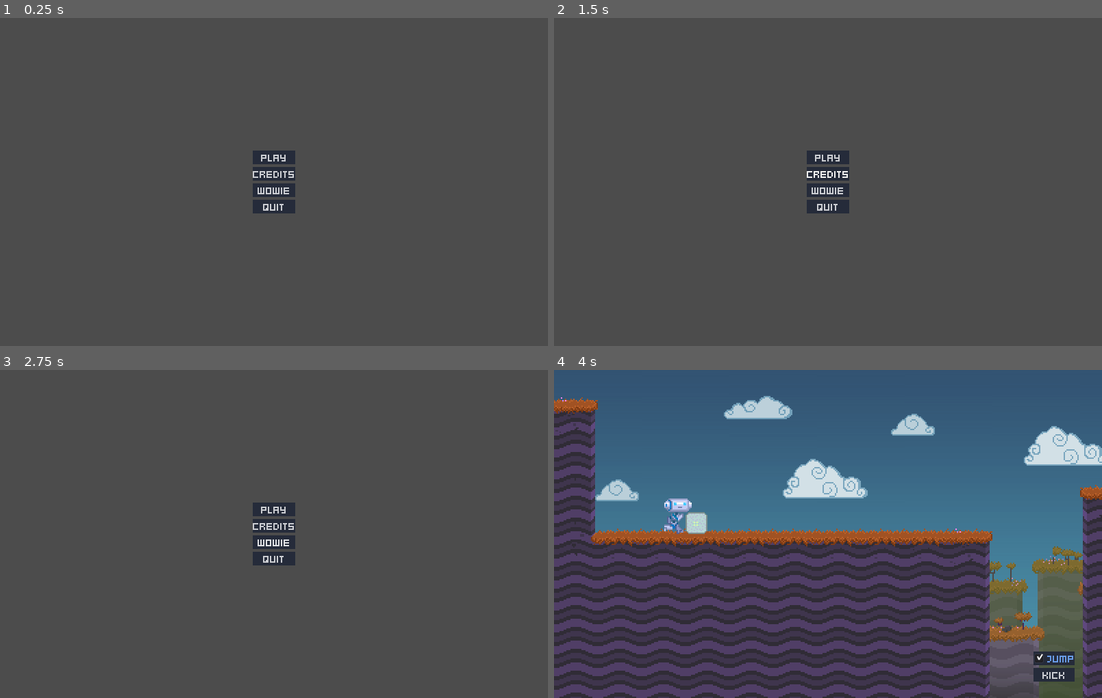
Above: before the commit, frames 1-4 (two rows, left to right).
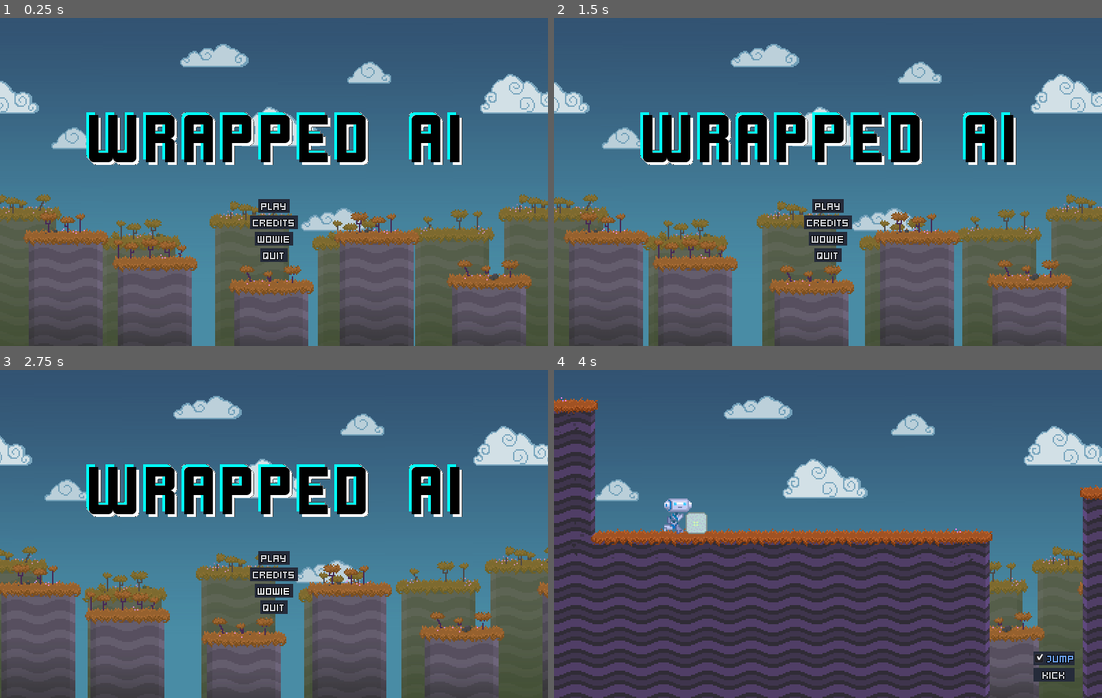
Above: after the commit, the same moments.

Repository: HexagonNico/Project-Wowie4
Game: Godot game, scene res://assets/main.tscn
Two runs of this game, one before a commit and one after it. Both use one fixed random seed, a clock stepped at 60 frames per second and the inputs below. The engine's default icon, where the game draws it, is replaced by a stand-in: a white triangle on a blue panel in a dark square.
Inputs (mouse positions are in pixels of both pictures, inside the frame that each line leads up to):
- Up to frame 1 (0.25 s): no input
- Up to frame 2 (1.5 s): click "Credits" at 0.5 s; click (828, 323) at 1.25 s, where only the run after the commit has a clickable "Back"
- Up to frame 3 (2.75 s): click "Wowie" at 2 s
- Up to frame 4 (4 s): click "Play" at 2.75 s; tap Enter at 3.5 s; move the mouse to (948, 517) at 3.52 s; click (948, 517) at 3.67 s

The runs differ from the first frame. In frame 1, 76% of the frame differs, in the area x 0-100%, y 0-100%; in frame 2, 78%; in frame 3, 79%; in frame 4, 0.1%.

Commit message:
Title screen finished

Diff:
--- a/assets/background/parallax_background.tscn
+++ b/assets/background/parallax_background.tscn
@@ -1,11 +1,11 @@
 [gd_scene load_steps=7 format=2]
 
-[ext_resource path="res://assets/background/sky.png" type="Texture" id=1]
-[ext_resource path="res://assets/background/distant_platforms_2.png" type="Texture" id=2]
-[ext_resource path="res://assets/background/distant_platforms_1.png" type="Texture" id=3]
-[ext_resource path="res://assets/background/cloud_1.png" type="Texture" id=4]
-[ext_resource path="res://assets/background/cloud_2.png" type="Texture" id=5]
-[ext_resource path="res://assets/background/cloud_3.png" type="Texture" id=6]
+[ext_resource path="res://assets/background/sprites/sky.png" type="Texture" id=1]
+[ext_resource path="res://assets/background/sprites/distant_platforms_2.png" type="Texture" id=2]
+[ext_resource path="res://assets/background/sprites/distant_platforms_1.png" type="Texture" id=3]
+[ext_resource path="res://assets/background/sprites/cloud_1.png" type="Texture" id=4]
+[ext_resource path="res://assets/background/sprites/cloud_2.png" type="Texture" id=5]
+[ext_resource path="res://assets/background/sprites/cloud_3.png" type="Texture" id=6]
 
 [node name="ParallaxBackground" type="ParallaxBackground"]
 scroll_base_scale = Vector2( 0.4, 0 )
--- /dev/null
+++ b/assets/title_screen/scripts/camera.gd
@@ -0,0 +1,6 @@
+extends Camera2D
+
+
+
+func _process(delta):
+	position.x += delta * 50
--- a/assets/title_screen/title_screen.tscn
+++ b/assets/title_screen/title_screen.tscn
@@ -1,53 +1,143 @@
-[gd_scene load_steps=5 format=2]
+[gd_scene load_steps=9 format=2]
 
 [ext_resource path="res://assets/ui/theme.tres" type="Theme" id=1]
 [ext_resource path="res://assets/title_screen/sounds/wowie.wav" type="AudioStream" id=2]
-[ext_resource path="res://assets/title_screen/main_menu.gd" type="Script" id=3]
-[ext_resource path="res://assets/tileset/level1.tscn" type="PackedScene" id=4]
+[ext_resource path="res://assets/title_screen/scripts/main_menu.gd" type="Script" id=3]
+[ext_resource path="res://assets/levels/level1.tscn" type="PackedScene" id=4]
+[ext_resource path="res://assets/background/parallax_background.tscn" type="PackedScene" id=5]
+[ext_resource path="res://assets/title_screen/scripts/camera.gd" type="Script" id=6]
+[ext_resource path="res://assets/title_screen/textures/title.png" type="Texture" id=7]
+[ext_resource path="res://assets/title_screen/textures/wowie_jam.png" type="Texture" id=8]
 
-[node name="TitleScreen" type="Control"]
+[node name="TitleScreen" type="Node"]
+
+[node name="CanvasLayer" type="CanvasLayer" parent="."]
+
+[node name="MainMenu" type="CenterContainer" parent="CanvasLayer"]
+anchor_right = 1.0
+anchor_bottom = 1.0
+theme = ExtResource( 1 )
+script = ExtResource( 3 )
+level_1_scene = ExtResource( 4 )
+
+[node name="MainMenu" type="VBoxContainer" parent="CanvasLayer/MainMenu"]
+margin_left = 124.0
+margin_top = 123.0
+margin_right = 676.0
+margin_bottom = 357.0
+custom_constants/separation = 32
+
+[node name="GameTitle" type="TextureRect" parent="CanvasLayer/MainMenu/MainMenu"]
+margin_right = 552.0
+margin_bottom = 110.0
+texture = ExtResource( 7 )
+
+[node name="MenuButtons" type="VBoxContainer" parent="CanvasLayer/MainMenu/MainMenu"]
+margin_top = 142.0
+margin_right = 552.0
+margin_bottom = 234.0
+
+[node name="PlayButton" type="Button" parent="CanvasLayer/MainMenu/MainMenu/MenuButtons"]
+margin_left = 253.0
+margin_right = 299.0
+margin_bottom = 20.0
+size_flags_horizontal = 4
+text = " Play "
+
+[node name="CreditsButton" type="Button" parent="CanvasLayer/MainMenu/MainMenu/MenuButtons"]
+margin_left = 241.0
+margin_top = 24.0
+margin_right = 311.0
+margin_bottom = 44.0
+size_flags_horizontal = 4
+text = " Credits "
+
+[node name="WowieButton" type="Button" parent="CanvasLayer/MainMenu/MainMenu/MenuButtons"]
+margin_left = 248.0
+margin_top = 48.0
+margin_right = 304.0
+margin_bottom = 68.0
+size_flags_horizontal = 4
+text = " Wowie "
+
+[node name="QuitButton" type="Button" parent="CanvasLayer/MainMenu/MainMenu/MenuButtons"]
+margin_left = 256.0
+margin_top = 72.0
+margin_right = 296.0
+margin_bottom = 92.0
+size_flags_horizontal = 4
+text = " Quit "
+
+[node name="WowieSound" type="AudioStreamPlayer" parent="CanvasLayer/MainMenu/MainMenu/MenuButtons"]
+stream = ExtResource( 2 )
+
+[node name="CreditsMenu" type="CenterContainer" parent="CanvasLayer"]
+visible = false
 anchor_right = 1.0
 anchor_bottom = 1.0
 theme = ExtResource( 1 )
 
-[node name="MainMenu" type="CenterContainer" parent="."]
-anchor_right = 1.0
-anchor_bottom = 1.0
-script = ExtResource( 3 )
-level_1_scene = ExtResource( 4 )
+[node name="Titles" type="VBoxContainer" parent="CanvasLayer/CreditsMenu"]
+margin_left = 124.0
+margin_top = 23.0
+margin_right = 676.0
+margin_bottom = 457.0
+custom_constants/separation = 32
 
-[node name="MenuButtons" type="VBoxContainer" parent="MainMenu"]
-margin_left = 369.0
+[node name="GameTitle" type="TextureRect" parent="CanvasLayer/CreditsMenu/Titles"]
+margin_right = 552.0
+margin_bottom = 110.0
+size_flags_horizontal = 4
+texture = ExtResource( 7 )
+
+[node name="AuthorLabel" type="Label" parent="CanvasLayer/CreditsMenu/Titles"]
+margin_left = 165.0
+margin_top = 142.0
+margin_right = 387.0
+margin_bottom = 162.0
+size_flags_horizontal = 4
+text = "Developed by HexagonNico"
+align = 1
+valign = 1
+
+[node name="JamTitle" type="TextureRect" parent="CanvasLayer/CreditsMenu/Titles"]
+margin_left = 38.0
 margin_top = 194.0
-margin_right = 431.0
-margin_bottom = 286.0
+margin_right = 514.0
+margin_bottom = 307.0
+size_flags_horizontal = 4
+texture = ExtResource( 8 )
 
-[node name="PlayButton" type="Button" parent="MainMenu/MenuButtons"]
-margin_right = 62.0
-margin_bottom = 20.0
-text = "Play"
+[node name="CreditsLabel" type="Label" parent="CanvasLayer/CreditsMenu/Titles"]
+margin_left = 69.0
+margin_top = 339.0
+margin_right = 483.0
+margin_bottom = 382.0
+size_flags_horizontal = 4
+text = "Art, sound effects and music
+from the Godot 2D platformer demo (Mit licensed)"
+align = 1
+valign = 1
 
-[node name="CreditsButton" type="Button" parent="MainMenu/MenuButtons"]
-margin_top = 24.0
-margin_right = 62.0
-margin_bottom = 44.0
-text = "Credits"
+[node name="Button" type="Button" parent="CanvasLayer/CreditsMenu/Titles"]
+margin_left = 252.0
+margin_top = 414.0
+margin_right = 300.0
+margin_bottom = 434.0
+size_flags_horizontal = 4
+text = " Back "
 
-[node name="WowieButton" type="Button" parent="MainMenu/MenuButtons"]
-margin_top = 48.0
-margin_right = 62.0
-margin_bottom = 68.0
-text = "Wowie"
+[node name="ParallaxBackground" parent="." instance=ExtResource( 5 )]
 
-[node name="QuitButton" type="Button" parent="MainMenu/MenuButtons"]
-margin_top = 72.0
-margin_right = 62.0
-margin_bottom = 92.0
-text = "Quit"
+[node name="Camera" type="Camera2D" parent="."]
+current = true
+zoom = Vector2( 0.5, 0.5 )
+script = ExtResource( 6 )
 
-[node name="WowieSound" type="AudioStreamPlayer" parent="MainMenu/MenuButtons"]
-stream = ExtResource( 2 )
-
-[connection signal="pressed" from="MainMenu/MenuButtons/PlayButton" to="MainMenu" method="play"]
-[connection signal="pressed" from="MainMenu/MenuButtons/WowieButton" to="MainMenu/MenuButtons/WowieSound" method="play"]
-[connection signal="pressed" from="MainMenu/MenuButtons/QuitButton" to="MainMenu" method="quit"]
+[connection signal="pressed" from="CanvasLayer/MainMenu/MainMenu/MenuButtons/PlayButton" to="CanvasLayer/MainMenu" method="play"]
+[connection signal="pressed" from="CanvasLayer/MainMenu/MainMenu/MenuButtons/CreditsButton" to="CanvasLayer/MainMenu" method="set_visible" binds= [ false ]]
+[connection signal="pressed" from="CanvasLayer/MainMenu/MainMenu/MenuButtons/CreditsButton" to="CanvasLayer/CreditsMenu" method="set_visible" binds= [ true ]]
+[connection signal="pressed" from="CanvasLayer/MainMenu/MainMenu/MenuButtons/WowieButton" to="CanvasLayer/MainMenu/MainMenu/MenuButtons/WowieSound" method="play"]
+[connection signal="pressed" from="CanvasLayer/MainMenu/MainMenu/MenuButtons/QuitButton" to="CanvasLayer/MainMenu" method="quit"]
+[connection signal="pressed" from="CanvasLayer/CreditsMenu/Titles/Button" to="CanvasLayer/MainMenu" method="set_visible" binds= [ true ]]
+[connection signal="pressed" from="CanvasLayer/CreditsMenu/Titles/Button" to="CanvasLayer/CreditsMenu" method="set_visible" binds= [ false ]]
--- a/assets/ui/theme.tres
+++ b/assets/ui/theme.tres
@@ -18,6 +18,8 @@
 bg_color = Color( 0.14902, 0.172549, 0.231373, 1 )
 
 [sub_resource type="DynamicFont" id=1]
+outline_size = 1
+outline_color = Color( 0, 0, 0, 1 )
 font_data = ExtResource( 1 )
 
 [resource]
@@ -31,3 +33,4 @@
 Button/styles/hover = SubResource( 4 )
 Button/styles/normal = SubResource( 5 )
 Button/styles/pressed = SubResource( 6 )
+Label/fonts/font = SubResource( 1 )
--- a/project.godot
+++ b/project.godot
@@ -18,7 +18,7 @@
 
 window/size/width=800
 window/size/height=480
-window/stretch/mode="viewport"
+window/stretch/mode="2d"
 window/stretch/aspect="keep"
 
 [layer_names]
Renamed: assets/background/cloud_1.png -> assets/background/sprites/cloud_1.png
Not shown, changed: assets/background/sprites/cloud_1.png.import
Renamed: assets/background/cloud_2.png -> assets/background/sprites/cloud_2.png
Not shown, added: assets/background/sprites/cloud_2.png.import
Renamed: assets/background/cloud_3.png -> assets/background/sprites/cloud_3.png
Not shown, changed: assets/background/sprites/cloud_3.png.import
Renamed: assets/background/distant_platforms_1.png -> assets/background/sprites/distant_platforms_1.png
Not shown, added: assets/background/sprites/distant_platforms_1.png.import
Renamed: assets/background/distant_platforms_2.png -> assets/background/sprites/distant_platforms_2.png
Not shown, changed: assets/background/sprites/distant_platforms_2.png.import
Renamed: assets/background/sky.png -> assets/background/sprites/sky.png
Not shown, changed: assets/background/sprites/sky.png.import
(and 6 more such lines)
